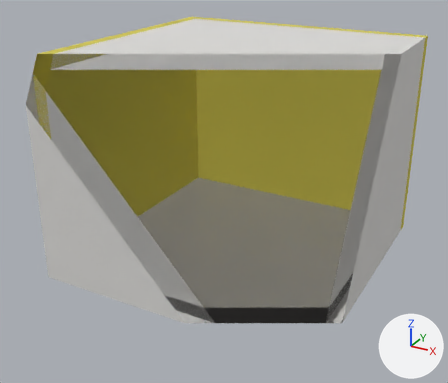
The glTF model assets/models/stream_rooms.gltf as it was, and as the next commit left it.
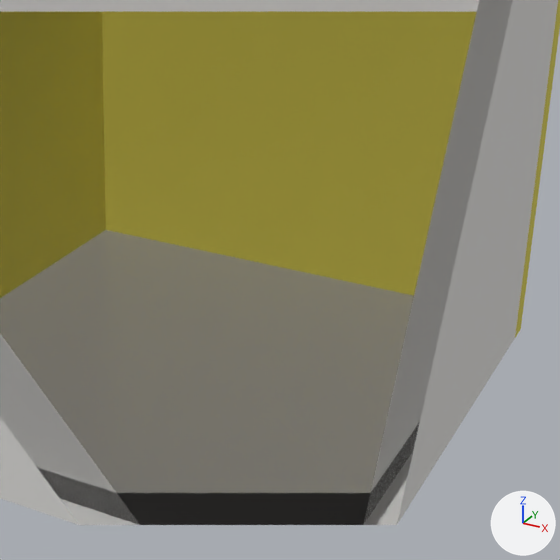
There are two pictures of each version: one from a camera (50 mm lens) standing at (124.21, -8.18, 4.9) and looking at (119.27, 0.8, 0.41), one close up on the part from 33% to 94% of the width and 17% to 89% of the height. The axes (+X, +Y, +Z) are drawn at lower right. The lights are the same throughout. The older version's two pictures come first. Everything nearer to the camera than a plane just in front of the edit is cut away.

The first close-up shows 'room3_colour', 'room3_floor', 'room3_white'.
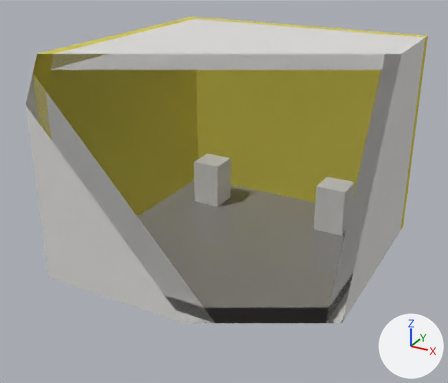
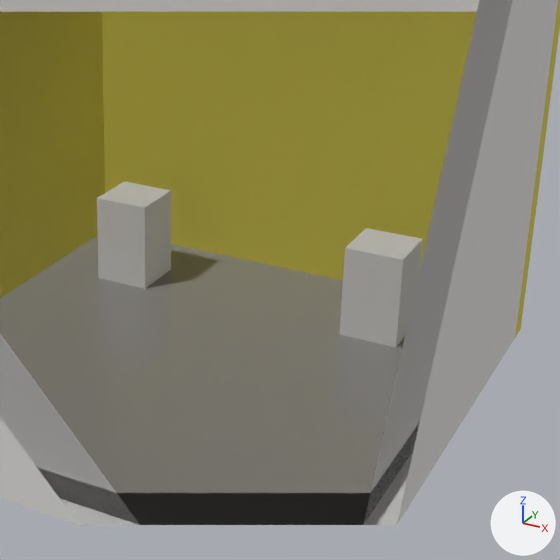
The change, as a list of edits to the scene's bpy script:
```text
Add mat_skinned_prop:
    mat_skinned_prop = principled_material('skinned_prop')
    mat_skinned_prop.base_color = (0.72, 0.71, 0.69)  # light grey #dddbd8
    mat_skinned_prop.roughness = 1.0
Add mat_hidden_prop:
    mat_hidden_prop = principled_material('hidden_prop')
    mat_hidden_prop.base_color = (0.72, 0.71, 0.69)  # light grey #dddbd8
    mat_hidden_prop.roughness = 1.0
Add me_skinned_prop:
    me_skinned_prop.from_pydata(...)  # a box spanning x 118.55..119.05, y 0.95..1.45, z 0.0..0.8
    me_skinned_prop.materials.append(mat_skinned_prop)  # light grey #dddbd8
Add me_hidden_prop:
    me_hidden_prop.from_pydata(...)  # a box spanning x 120.95..121.45, y 0.95..1.45, z 0.0..0.8
    me_hidden_prop.materials.append(mat_hidden_prop)  # light grey #dddbd8
Add ob_skinned_prop:
    ob_skinned_prop = bpy.data.objects.new('skinned_prop', me_skinned_prop)
    ob_skinned_prop.location = (0.0, 0.0, 0.0)
Add ob_hidden_prop:
    ob_hidden_prop = bpy.data.objects.new('hidden_prop', me_hidden_prop)
    ob_hidden_prop.location = (0.0, 0.0, 0.0)
```

Changed parts and their boxes [x1, y1, x2, y2] in the close-ups (560 x 560 px):
'hidden_prop', added
    after: [339, 228, 423, 348]
'skinned_prop', added
    after: [97, 181, 171, 289]
